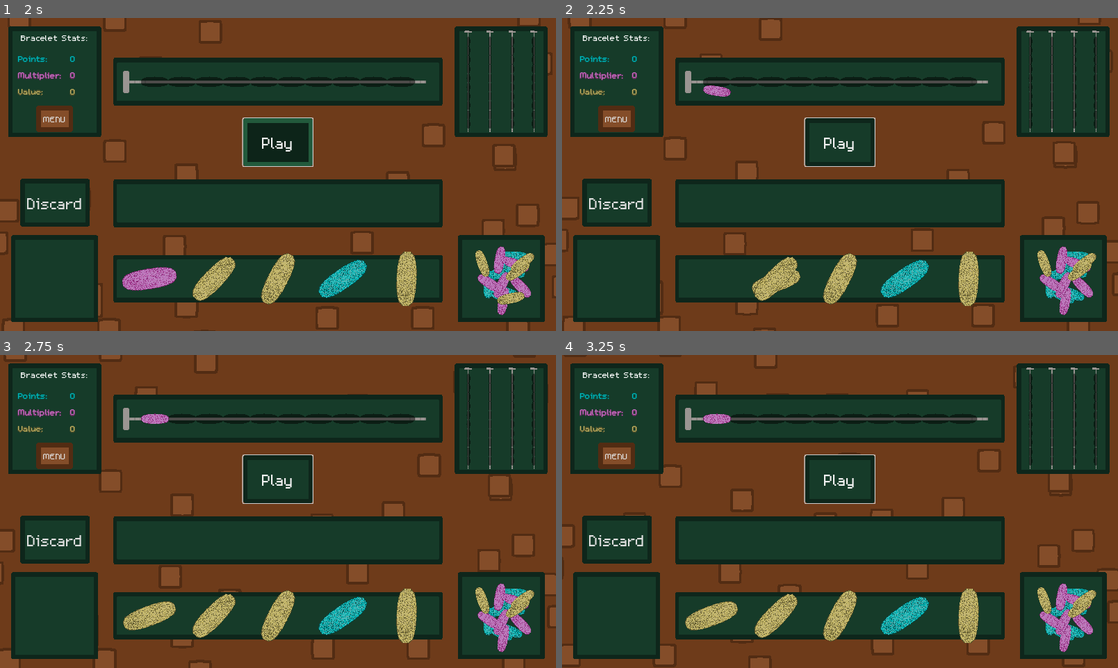
Above: before the commit, frames 1-4 (two rows, left to right).
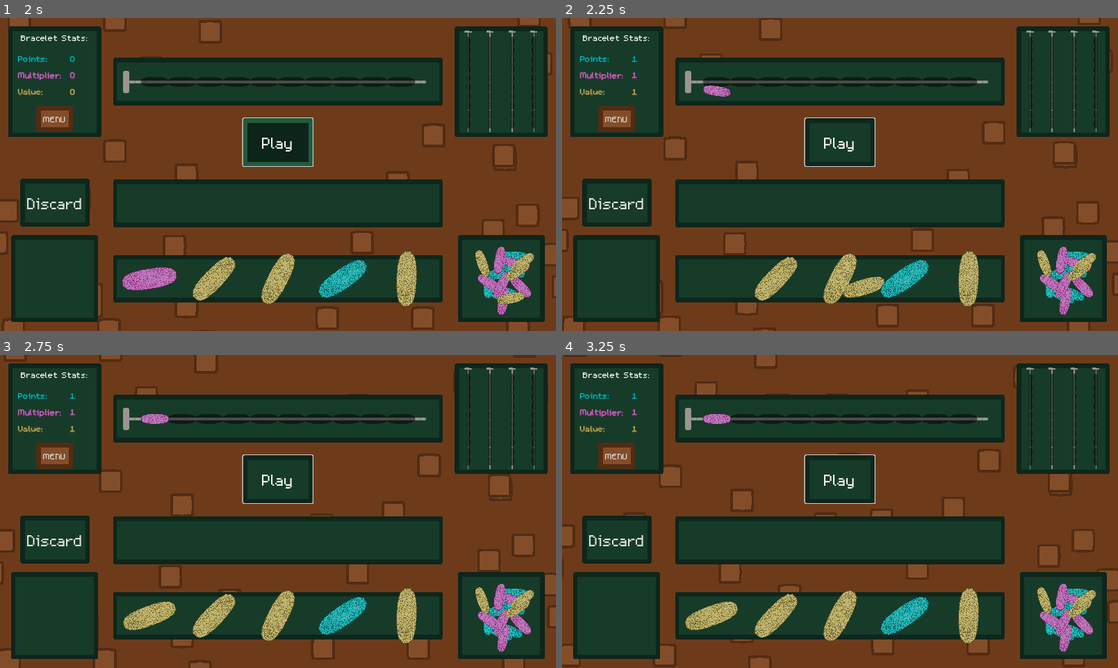
Above: after the commit, the same moments.

Repository: Splashy-Inc/caddishack
Game: Godot game, scene res://SCENES/screen_manager.tscn
Same seed, same stepped clock (60 frames per second), same inputs: the game is played once before the commit and once after it. The engine's default icon, where the game draws it, is replaced by a stand-in: a white triangle on a blue panel in a dark square.
Inputs (mouse positions are in pixels of both pictures, inside the frame that each line leads up to):
- Up to frame 1 (2 s): click "Play" at 0.5 s; click "Play" at 1.25 s
- Up to frame 2 (2.25 s): tap Enter at 2 s; move the mouse to (712, 277) at 2.02 s; press the mouse at (712, 277) at 2.03 s; hold D (right) from 2.03 s (still down)
- Up to frame 3 (2.75 s): keep holding D (right)
- Up to frame 4 (3.25 s): move the mouse to (717, 417) at 2.77 s; release D (right) at 2.78 s; release the mouse at (717, 417) at 2.78 s; hold S (down) from 2.78 s (still down); click (717, 417) at 2.85 s

Frame 1 is identical in both runs. In frame 2, 0.5% of the frame differs, in the area x 12-58%, y 12-90%; in frame 3, less than 0.1%; in frame 4, less than 0.1%.

Commit message:
Track bracelet points, mult, and value

Diff:
--- a/SCENES/CRAFT_STATION/bracelet_info_panel.tscn
+++ b/SCENES/CRAFT_STATION/bracelet_info_panel.tscn
@@ -1,5 +1,6 @@
-[gd_scene load_steps=6 format=3 uid="uid://1guuvhm3f7g"]
+[gd_scene load_steps=7 format=3 uid="uid://1guuvhm3f7g"]
 
+[ext_resource type="Script" path="res://SCRIPTS/CRAFT_STATION/bracelet_info_panel.gd" id="1_7kj4q"]
 [ext_resource type="Texture2D" uid="uid://cmuoseeihhp3q" path="res://ASSETS/Art/CRAFT_STATION/Run_Display.png" id="1_125mw"]
 [ext_resource type="PackedScene" uid="uid://l63bub3q0j7s" path="res://SCENES/GUI/pause_button.tscn" id="2_ftofv"]
 [ext_resource type="StyleBox" uid="uid://djqiuusgpwpce" path="res://RESOURCES/brown_button_hover_box_texture.tres" id="3_u5r03"]
@@ -10,6 +11,7 @@
 [node name="InfoPanel" type="Control"]
 layout_mode = 3
 anchors_preset = 0
+script = ExtResource("1_7kj4q")
 
 [node name="Background" type="TextureRect" parent="."]
 layout_mode = 2
--- /dev/null
+++ b/SCRIPTS/CRAFT_STATION/bracelet_info_panel.gd
@@ -0,0 +1,20 @@
+extends Control
+
+class_name BraceletInfoPanel
+
+@onready var points_number: Label = $CenteredPanel/VBoxContainer/GridContainer/PointsNumber
+@onready var mult_number: Label = $CenteredPanel/VBoxContainer/GridContainer/MultNumber
+@onready var value_number: Label = $CenteredPanel/VBoxContainer/GridContainer/ValueNumber
+
+# Called when the node enters the scene tree for the first time.
+func _ready() -> void:
+	pass # Replace with function body.
+
+# Called every frame. 'delta' is the elapsed time since the previous frame.
+func _process(delta: float) -> void:
+	pass
+
+func update_bracelet_info(bracelet: Bracelet):
+	value_number.text = str(bracelet.calculate_value())
+	points_number.text = str(bracelet.info.points)
+	mult_number.text = str(bracelet.info.mult)
--- a/SCRIPTS/CRAFT_STATION/bracelet_station.gd
+++ b/SCRIPTS/CRAFT_STATION/bracelet_station.gd
@@ -10,6 +10,7 @@
 @onready var selection_panel: BeadSet = $PlayingField/SelectionPanel
 @onready var bracelet_panel: BraceletContructionPanel = $PlayingField/BraceletPanel
 @onready var complete_bracelet_panel: BraceletContainer = $PlayingField/CompleteBraceletPanel
+@onready var info_panel: BraceletInfoPanel = $PlayingField/InfoPanel
 
 # Called when the node enters the scene tree for the first time.
 func _ready() -> void:
@@ -47,7 +48,8 @@
 func play_selection():
 	for bead in selection_panel.get_beads():
 		bracelet_panel.bracelet.add_bead(bead)
-		await get_tree().create_timer(.05).timeout
+		await get_tree().create_timer(.1).timeout
+		info_panel.update_bracelet_info(bracelet_panel.bracelet)
 
 	if bracelet_panel.bracelet.is_complete():
 		print("Bracelet completed!")
